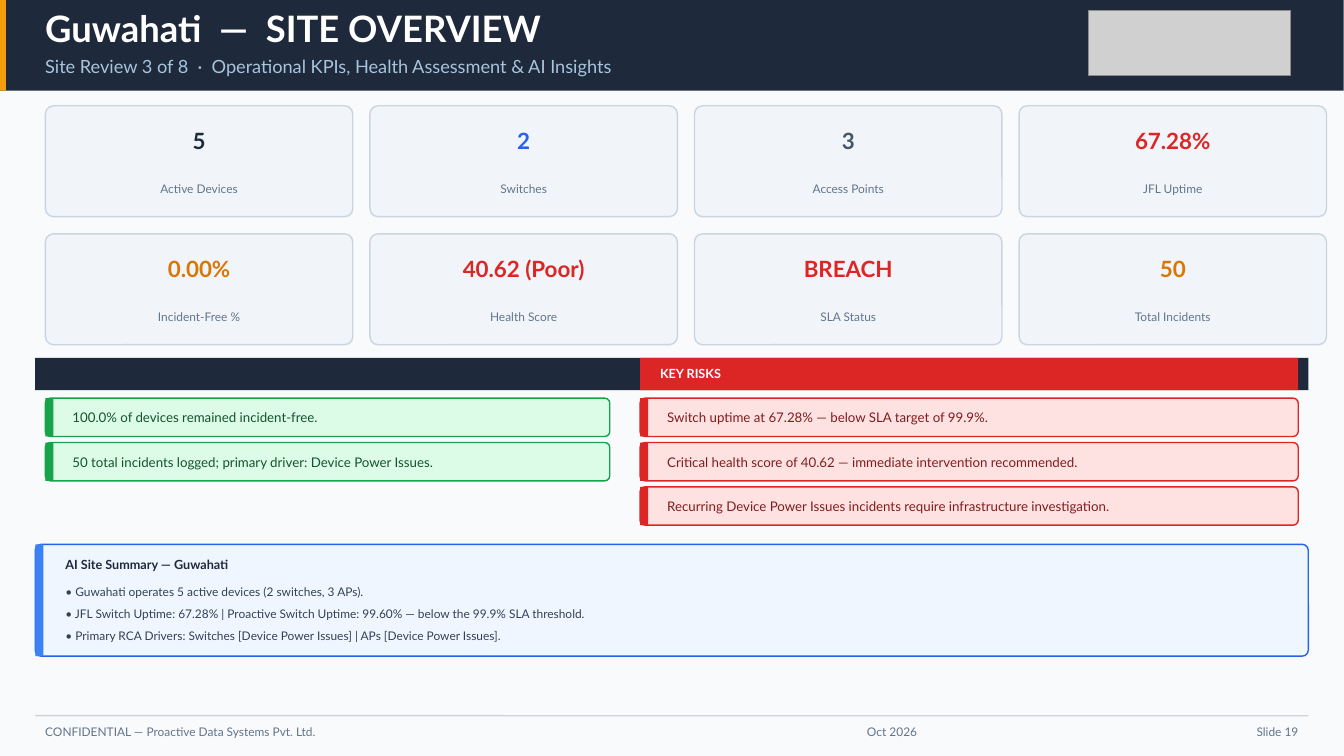
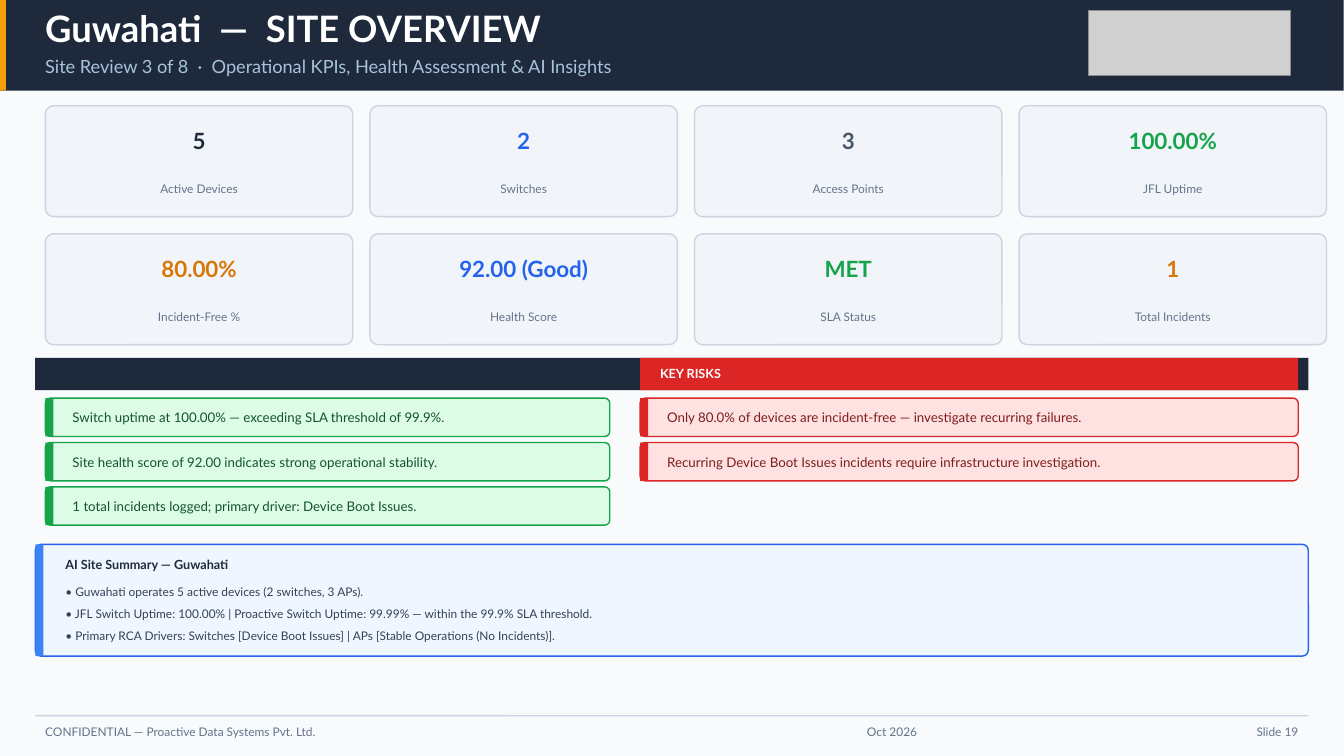
Before and after one commit to chhitij-21/executive-dashboard-qbr, a slide deck: slide 19 of Executive QBR Report - Jubilant Foodworks Ltd (JFL).pptx. Drawn at 1344x756 pixels with LibreOffice and Linux fonts; fonts in the diff are those of the drawing; grey boxes stand for pictures. Boxes give left, top, right and bottom in pixels: in the first picture for what was removed or moved away, otherwise in the second. Text is boxed around its words. In the diff, an @@ line names an element or a change of style, - is before the commit and + after.

Commit message:
fix(ssot): update canonical dataset to August 2026 (1 August 2026 – 31 August 2026) with 86 incidents and 444 devices

```diff
--- a/Executive QBR Report - Jubilant Foodworks Ltd (JFL).pptx
+++ b/Executive QBR Report - Jubilant Foodworks Ltd (JFL).pptx
@@ text at bbox=[1129, 132, 1217, 149]: text changed; text colour #DC2626 to #16A34A @@
-67.28%
+100.00%
@@ text at bbox=[161, 260, 236, 277]: text changed @@
-0.00%
+80.00%
@@ text at bbox=[459, 259, 588, 281]: text changed; text colour #DC2626 to #2563EB @@
-40.62 (Poor)
+92.00 (Good)
@@ text at bbox=[825, 260, 872, 277]: text changed; text colour #DC2626 to #16A34A @@
-BREACH
+MET
@@ text at bbox=[1166, 260, 1179, 277]: text changed @@
-50
+1
@@ text at bbox=[72, 412, 445, 425]: text changed @@
-100.0% of devices remained incident-free.
+Switch uptime at 100.00% — exceeding SLA threshold of 99.9%.
@@ text at bbox=[667, 412, 1081, 425]: text changed @@
-Critical health score of 40.62 — immediate intervention recommended.
+Only 80.0% of devices are incident-free — investigate recurring failures.
@@ text removed at bbox=[667, 412, 988, 425] @@
-Switch uptime at 67.28% — below SLA target of 99.9%.
@@ text at bbox=[72, 457, 437, 470]: text changed @@
-50 total incidents logged; primary driver: Device Power Issues.
+Site health score of 92.00 indicates strong operational stability.
@@ text at bbox=[667, 457, 1101, 470]: text changed @@
-Recurring Device Power Issues incidents require infrastructure investigation.
+Recurring Device Boot Issues incidents require infrastructure investigation.
@@ rounded rectangle added at bbox=[45, 487, 610, 525], fill #DCFCE7, outline #16A34A 1 pt @@
@@ rectangle added at bbox=[45, 487, 53, 525], fill #16A34A @@
@@ text added at bbox=[72, 501, 416, 514], 9.5 pt, text #14532D @@
+1 total incidents logged; primary driver: Device Boot Issues.
@@ rounded rectangle removed at bbox=[640, 487, 1299, 525] @@
@@ rectangle removed at bbox=[640, 487, 648, 525] @@
@@ text at bbox=[75, 609, 592, 620]: text changed @@
-• JFL Switch Uptime: 67.28% | Proactive Switch Uptime: 99.60% — below the 99.9% SLA threshold.
+• JFL Switch Uptime: 100.00% | Proactive Switch Uptime: 99.99% — within the 99.9% SLA threshold.
@@ text at bbox=[75, 631, 555, 642]: text changed @@
-• Primary RCA Drivers: Switches [Device Power Issues] | APs [Device Power Issues].
+• Primary RCA Drivers: Switches [Device Boot Issues] | APs [Stable Operations (No Incidents)].
```
Also in this commit, not shown: 35 other slides changed, 4 other files.
